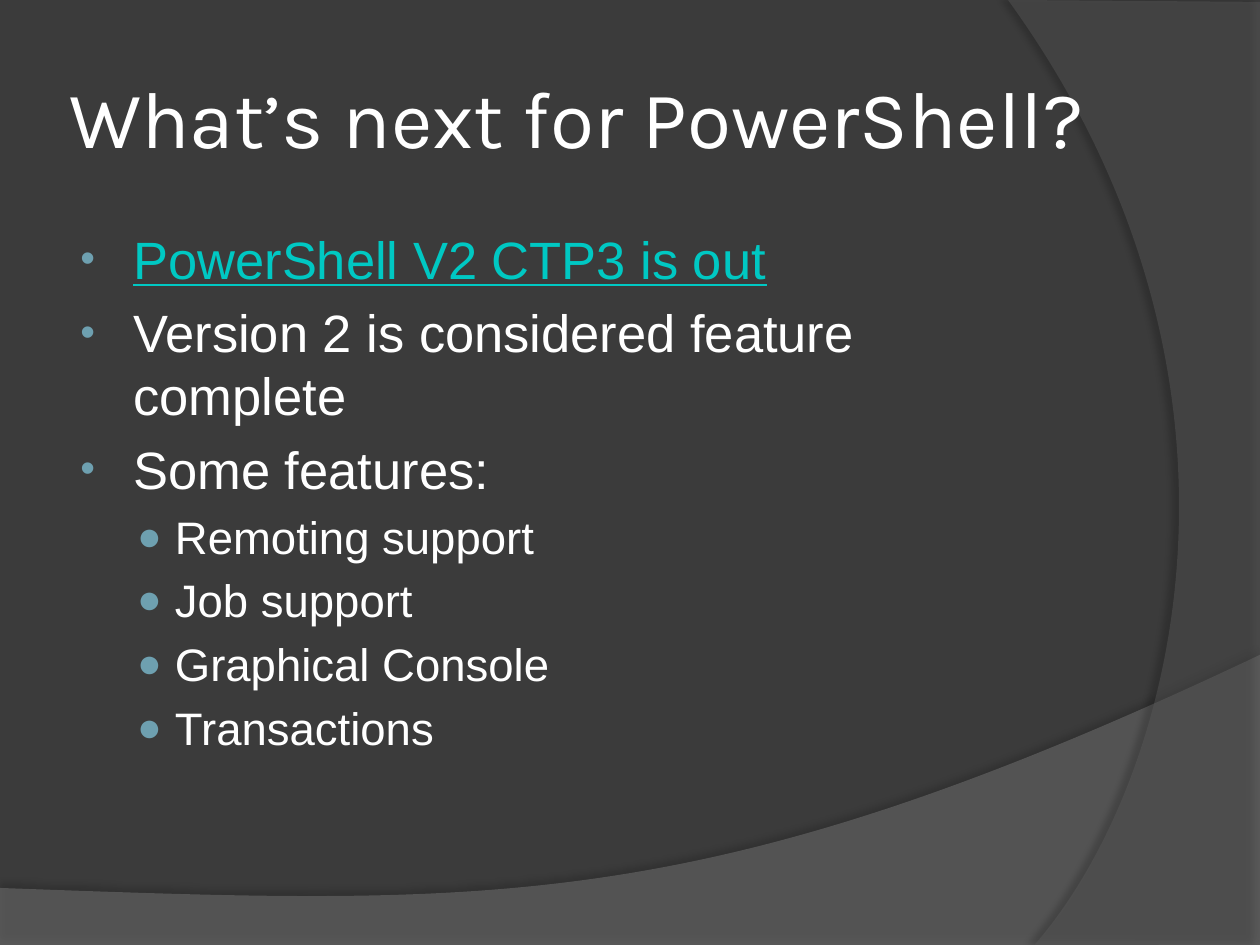
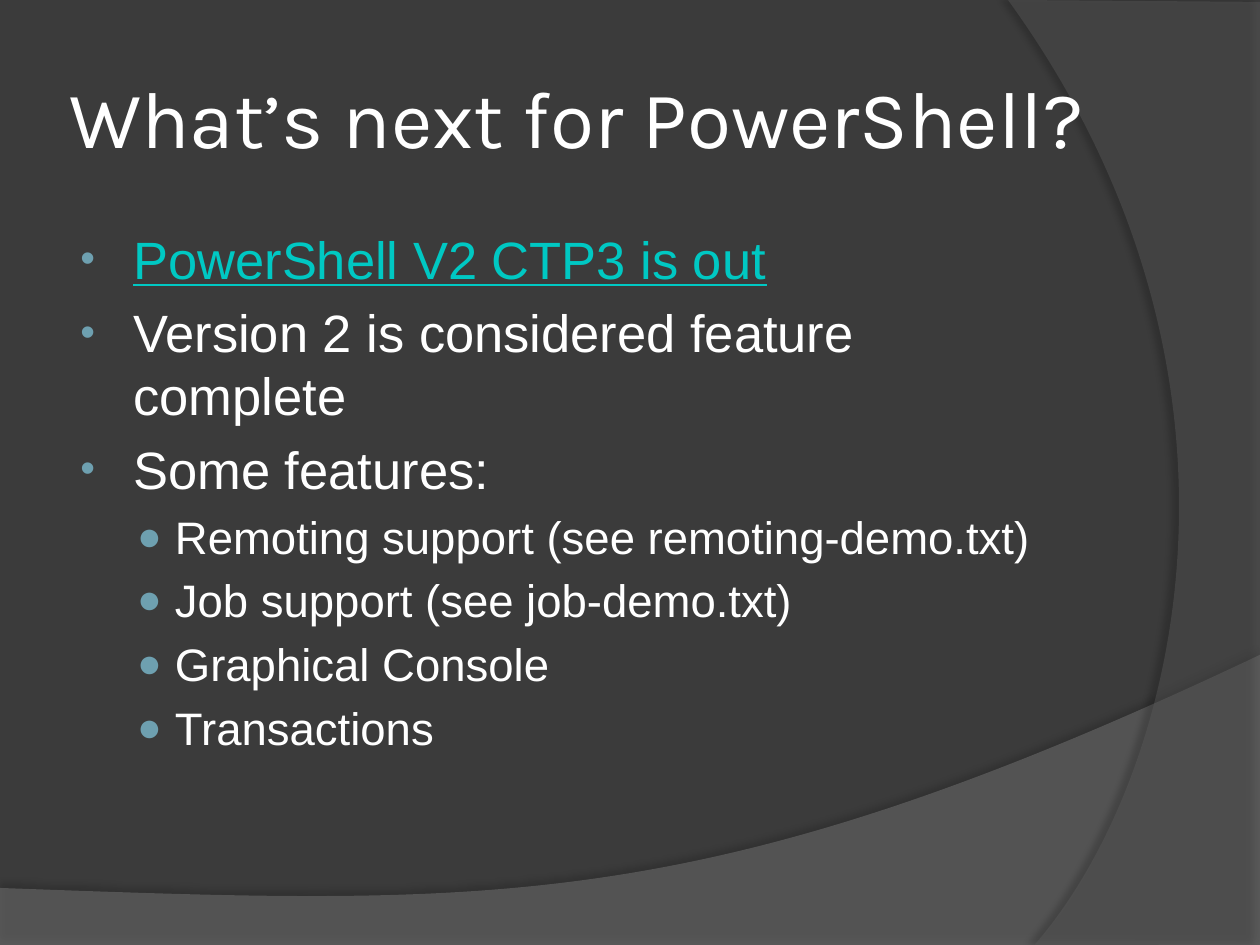
Before and after one commit to drmohundro/presentations, a slide deck: slide 29 of the-power-of-powershell/presentation.pptx (slide 28 before the commit). Drawn at 1260x945 pixels with LibreOffice and Linux fonts; fonts in the diff are those of the drawing; background and template pictures are left out. Boxes give left, top, right and bottom in pixels: in the first picture for what was removed or moved away, otherwise in the second. Text is boxed around its words. In the diff, an @@ line names an element or a change of style, - is before the commit and + after.

Commit message:
More prep for Little Rock and Conway presentations.
Added small job and remoting examples.
Added some more links to references.
Other minor tweaks.

```diff
--- a/the-power-of-powershell/presentation.pptx
+++ b/the-power-of-powershell/presentation.pptx
@@ text at box(175, 521, 1030, 627): text changed @@
-  ● Remoting support
-  ● Job support
+  ● Remoting support (see remoting-demo.txt)
+  ● Job support (see job-demo.txt)
```
Also in this commit, not shown: 1 slide added, 5 other files.
